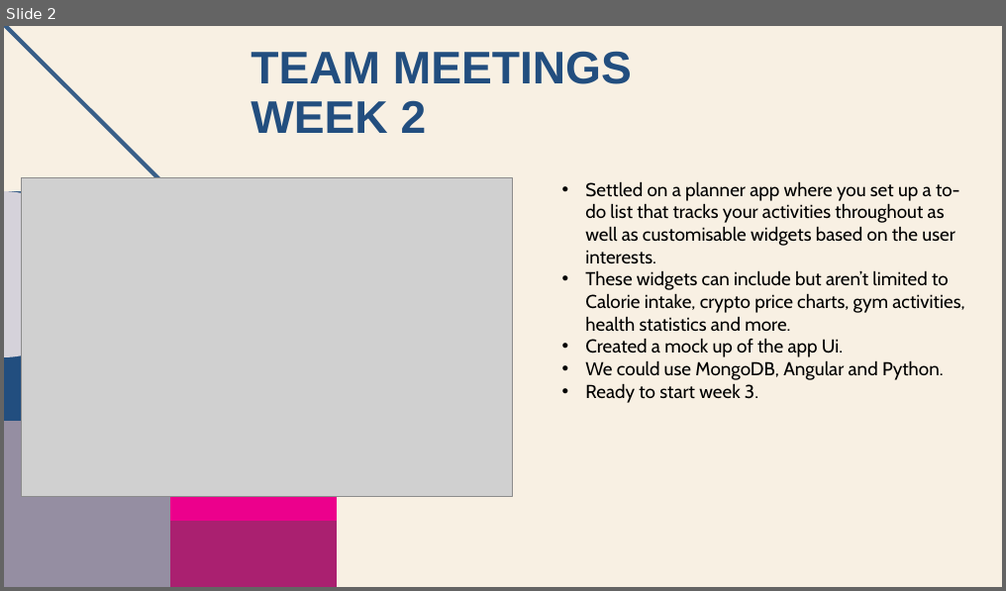
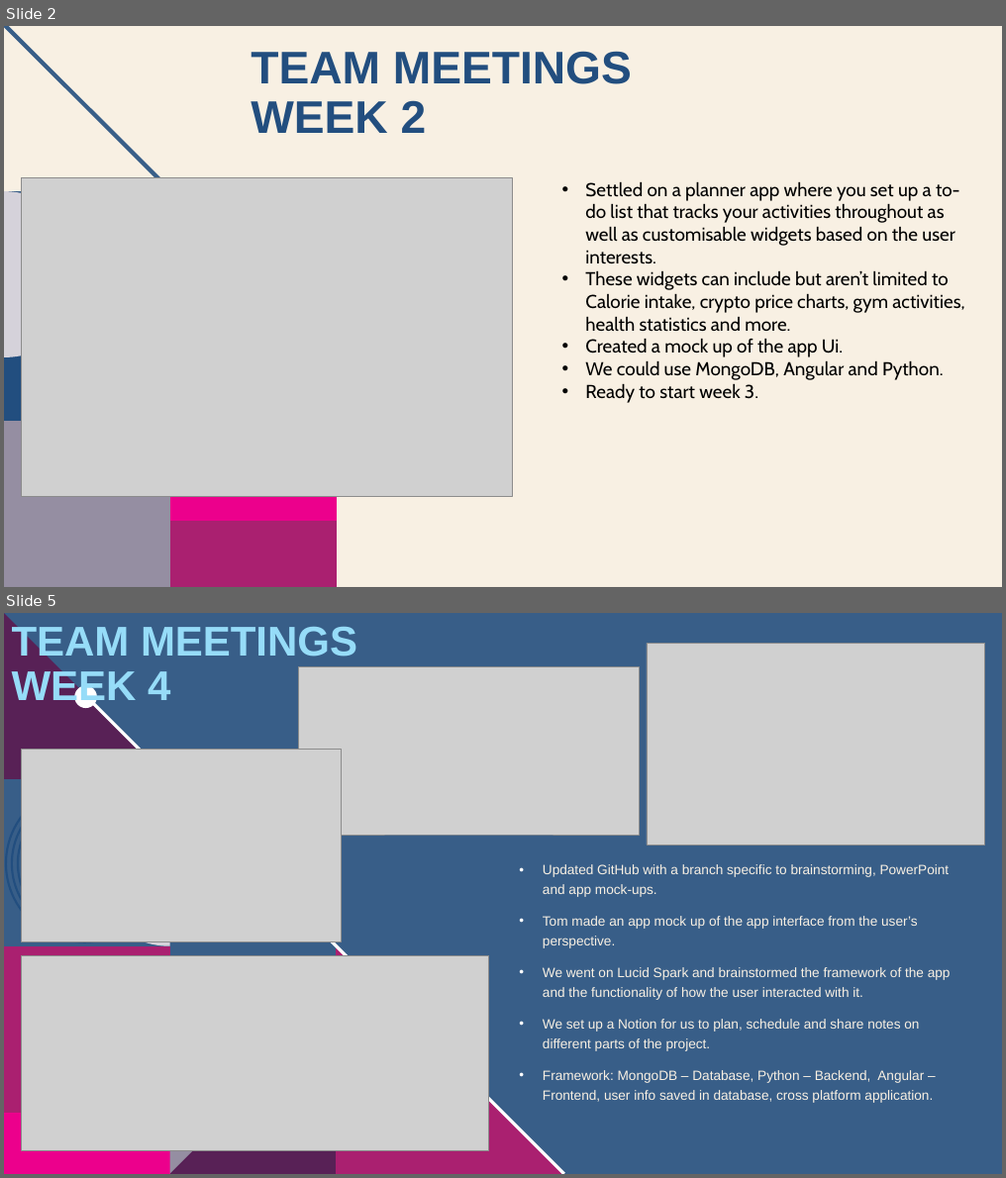
Before and after one commit to JamesN05/Year-3-Prof-Prac-IT-Project, a slide deck: Team Meetings Review.odp. Shown one above the other, each under a label of ours: slide 2 before the commit, slides 2 and 5 after it; the slides between them are not shown. The pictures are 1006x591 and 1006x1178 pixels, drawn with LibreOffice and Linux fonts; fonts in the diff are those of the drawing; grey boxes stand for pictures; background and template pictures are left out. Boxes give left, top, right and bottom in pixels: in the first picture for what was removed or moved away, otherwise in the second. Text is boxed around its words. In the diff, an @@ line names an element or a change of style, - is before the commit and + after.

Commit message:
Week 4 PP Slides Update (2)
Added week 3 (Laoi's) PowerPoint slides and added week 4's slide.

```diff
--- a/Team Meetings Review.odp
+++ b/Team Meetings Review.odp
@@ slide 5 added at [4,613,1002,1174], background #385E88 @@
@@ title added at [12,623,357,709], 40 pt, text #96DCF8, bold @@
+TEAM MEETINGS
+WEEK 4
@@ picture added at [299,667,639,836] @@
@@ picture added at [647,643,985,845] @@
@@ group added at [4,613,564,1174]: 12 freeform shapes, 1 line @@
@@ picture added at [21,749,341,943] @@
@@ subtitle added at [543,864,950,1103], 13 pt, text #F8F0E3 @@
+• Updated GitHub with a branch specific to brainstorming, PowerPoint and app mock-ups.
+• Tom made an app mock up of the app interface from the user’s perspective.
+• We went on Lucid Spark and brainstormed the framework of the app and the functionality of how the user interacted with it.
+• We set up a Notion for us to plan, schedule and share notes on different parts of the project.
+• Framework: MongoDB – Database, Python – Backend, Angular – Frontend, user info saved in database, cross platform application.
@@ picture added at [21,956,489,1152] @@
```
Also in this commit, not shown: 2 other slides added.
